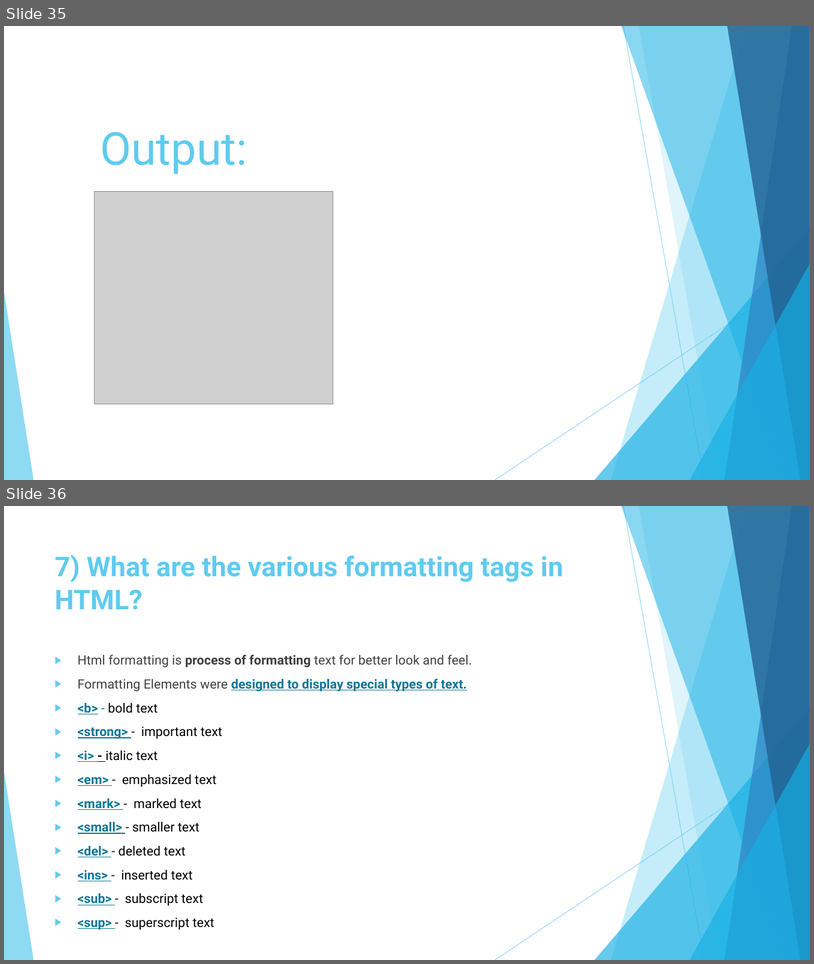
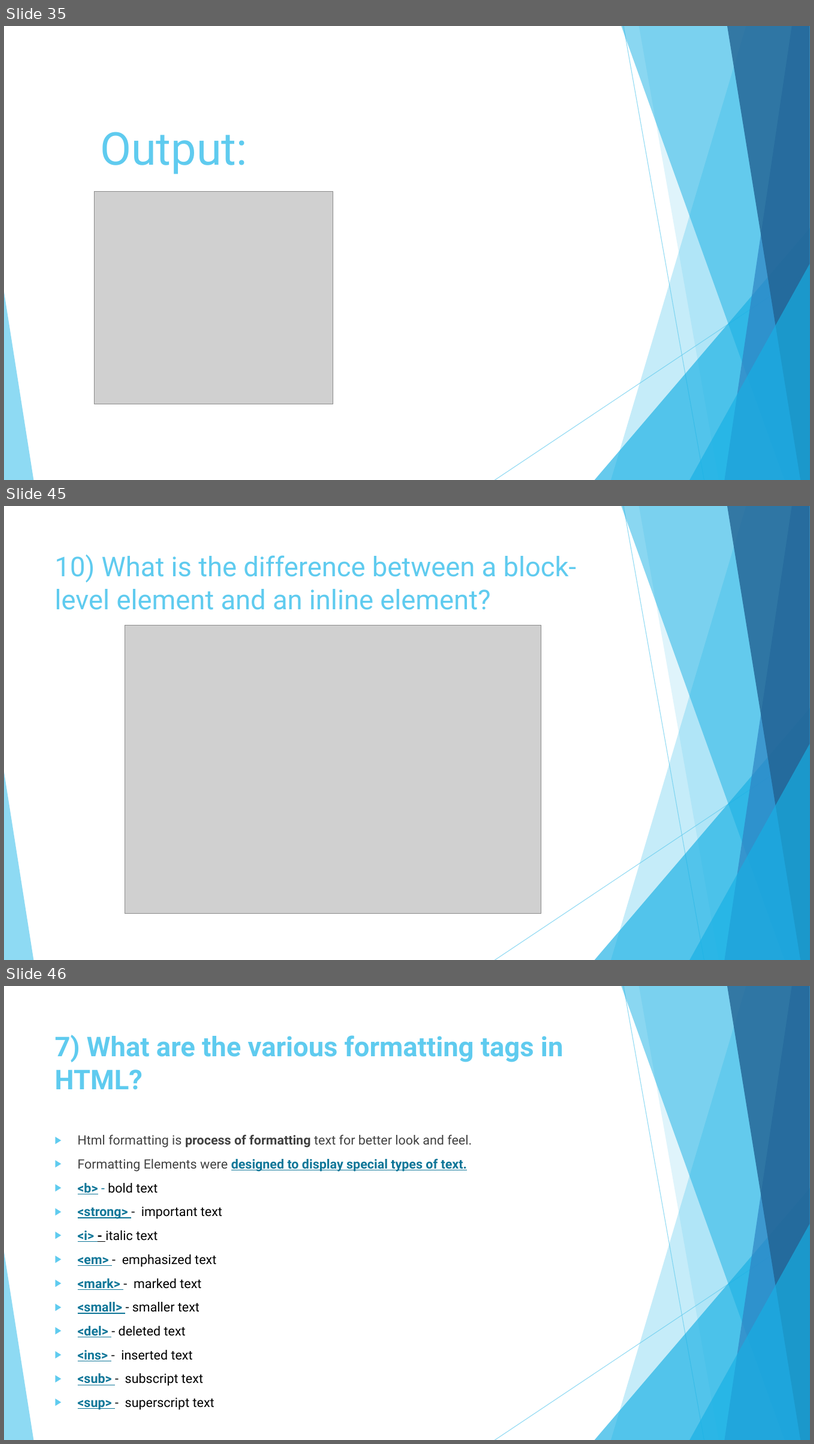
Before and after one commit to bhavikavasani/assignment_module1HTML, a slide deck: ASSIGNMENT.pptx. Shown one above the other, each under a label of ours: slides 35 and 36 before the commit, slides 35, 45 and 46 after it; the slides between them are not shown. The pictures are 814x964 and 814x1444 pixels, drawn with LibreOffice and Linux fonts; fonts in the diff are those of the drawing; grey boxes stand for pictures. Boxes give left, top, right and bottom in pixels: in the first picture for what was removed or moved away, otherwise in the second. Text is boxed around its words. In the diff, an @@ line names an element or a change of style, - is before the commit and + after.

```diff
--- a/ASSIGNMENT.pptx
+++ b/ASSIGNMENT.pptx
@@ slide 45 added at (x1=4, y1=506, x2=810, y2=960), background #FFFFFF; not listed: 10 template elements that a slide beside it also shows @@
@@ title added at (x1=55, y1=555, x2=577, y2=610), 32.4 pt, text #5FCBEF @@
+10) What is the difference between a block-level element and an inline element?
@@ picture added at (x1=125, y1=625, x2=542, y2=914) @@
@@ what was slide 36 is now slide 46 @@
```
Also in this commit, not shown: 18 other slides added, 1 slide removed.
